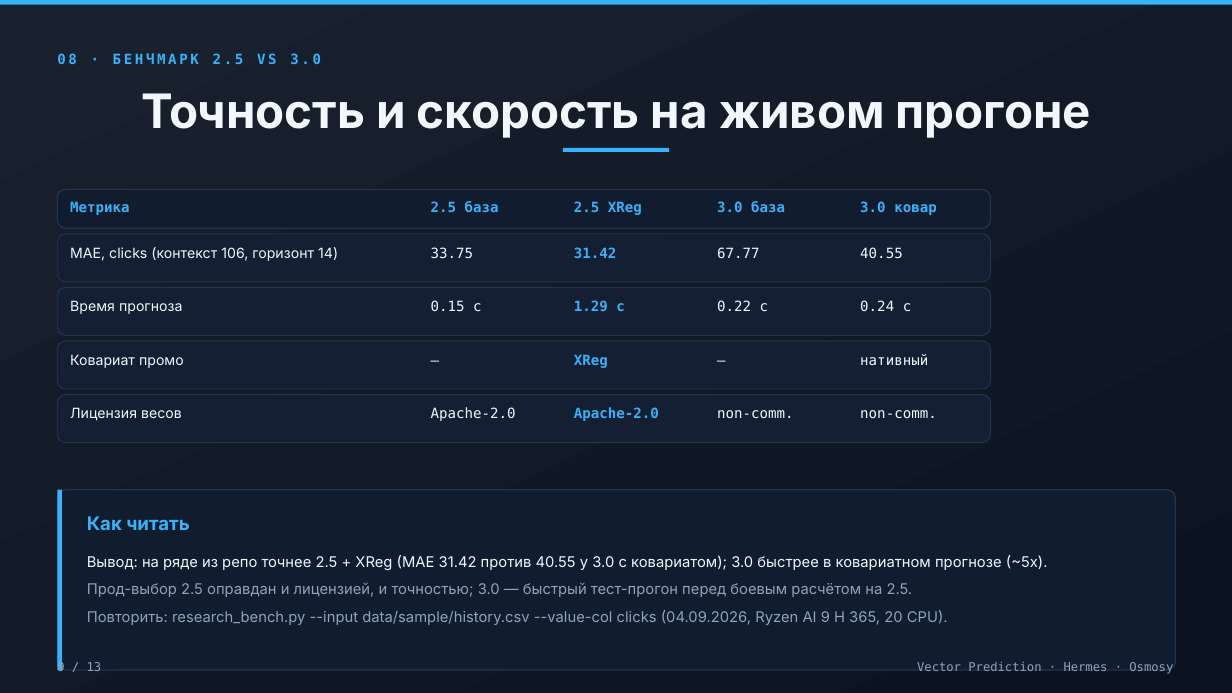
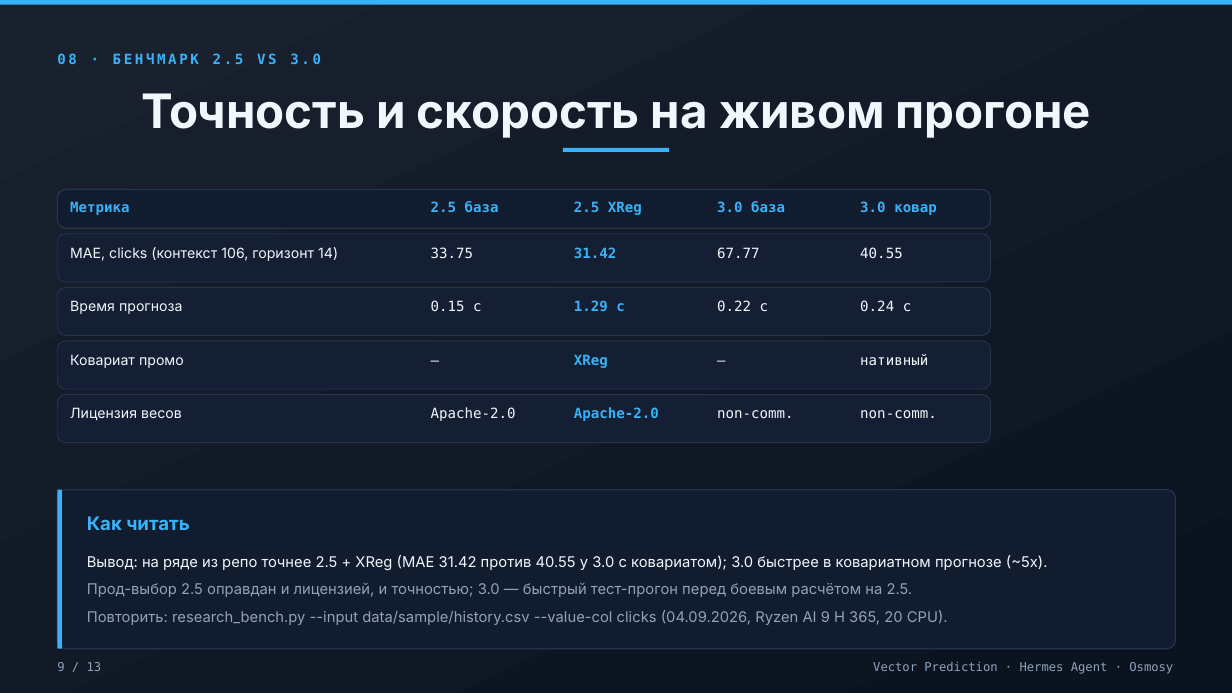
Before and after one commit to Osmosy/vector-prediction, a slide deck: slide 9 of docs/vector-prediction-obsidian-neon.pptx. Drawn at 1232x693 pixels with LibreOffice and Linux fonts; fonts in the diff are those of the drawing. Boxes give left, top, right and bottom in pixels: in the first picture for what was removed or moved away, otherwise in the second. Text is boxed around its words. In the diff, an @@ line names an element or a change of style, - is before the commit and + after.

```diff
--- a/docs/vector-prediction-obsidian-neon.pptx
+++ b/docs/vector-prediction-obsidian-neon.pptx
@@ rounded rectangle: place and size @@
-rounded rectangle at [57,490,1176,670]
+rounded rectangle at [57,490,1176,649]
@@ rounded rectangle at [57,490,1176,649]: proportions changed @@
@@ rectangle: place and size @@
-rectangle at [57,490,62,670]
+rectangle at [57,490,62,649]
@@ text at [873,662,1173,674]: text changed @@
-Vector Prediction · Hermes · Osmosy
+Vector Prediction · Hermes Agent · Osmosy
```
Also in this commit, not shown: 10 other slides changed, 10 other files.
